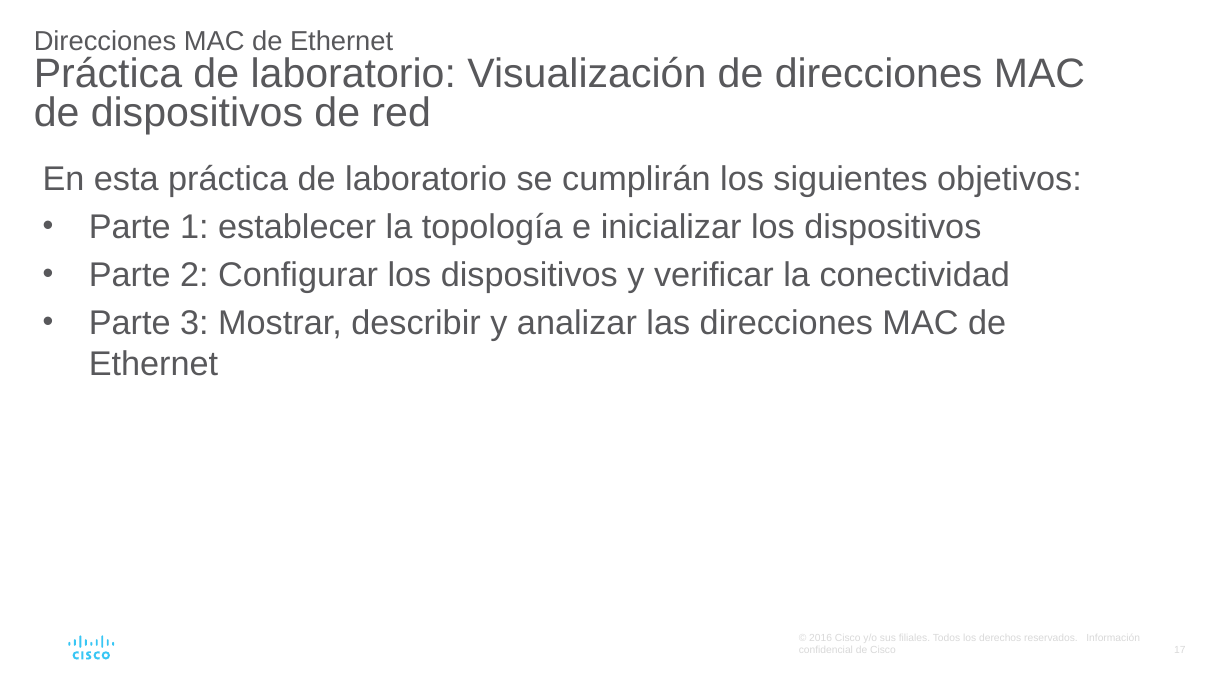
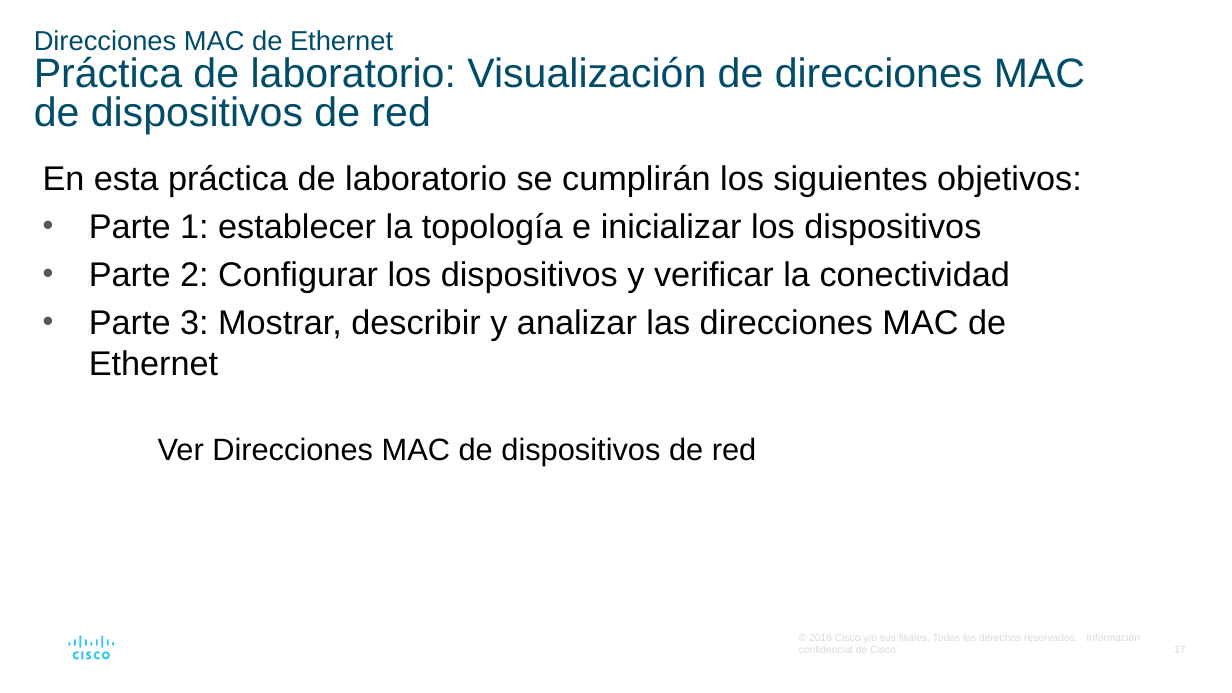
Before and after one commit to giganteavila/PAR, a slide deck: slide 17 of Presentaciones/7-Switching Ethernet.odp. Drawn at 1232x693 pixels with LibreOffice and Linux fonts; fonts in the diff are those of the drawing. Boxes give left, top, right and bottom in pixels: in the first picture for what was removed or moved away, otherwise in the second. Text is boxed around its words. In the diff, an @@ line names an element or a change of style, - is before the commit and + after.

```diff
--- a/Presentaciones/7-Switching Ethernet.odp
+++ b/Presentaciones/7-Switching Ethernet.odp
@@ title "Direcciones MAC de Ethernet Práctica ..." at (x1=34, y1=30, x2=1085, y2=135): text colour #58585B to #004C69 @@
@@ text "En esta práctica de laboratorio ..." at (x1=43, y1=164, x2=1082, y2=376): text colour #58585B to #000000 @@
@@ text added at (x1=158, y1=437, x2=757, y2=466), 18 pt, text #000000 @@
+Ver Direcciones MAC de dispositivos de red
```
Also in this commit, not shown: 29 other slides changed, 1 slide added.
